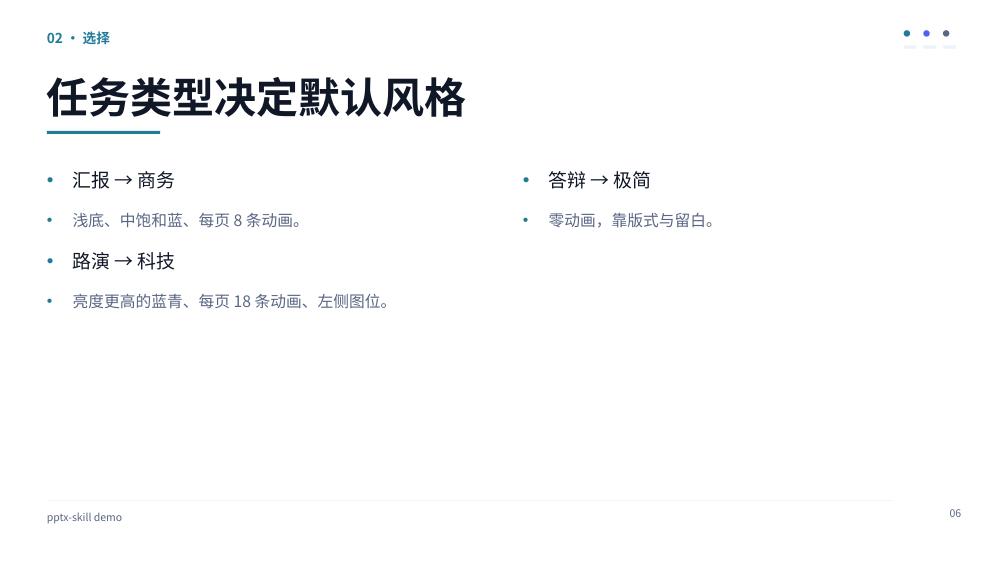
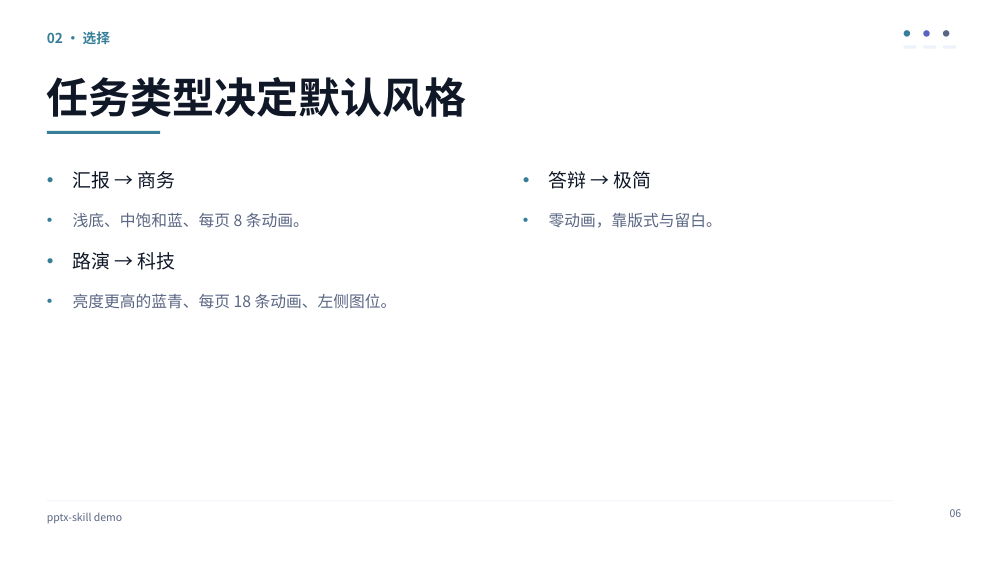
Before and after one commit to ThisZhouS/pptx, a slide deck: slide 6 of pptx-skill/examples/demo-科技.pptx. Drawn at 1008x567 pixels with LibreOffice and Linux fonts; fonts in the diff are those of the drawing. Boxes give left, top, right and bottom in pixels: in the first picture for what was removed or moved away, otherwise in the second. Text is boxed around its words. In the diff, an @@ line names an element or a change of style, - is before the commit and + after.

```diff
--- a/pptx-skill/examples/demo-科技.pptx
+++ b/pptx-skill/examples/demo-科技.pptx
@@ text "02 · 选择" at <box>47,31,110,44</box>: text colour #227B99 to #377F99 @@
@@ ellipse at <box>904,30,910,37</box>: fill #227B99 to #377F99 @@
@@ ellipse at <box>923,30,930,37</box>: fill #5260F2 to #5C62BF @@
@@ rectangle at <box>47,131,160,134</box>: fill #227B99 to #377F99 @@
@@ text "汇报 → 商务" at <box>73,171,397,309</box>: bullet colour #227B99 to #377F99 @@
@@ text "答辩 → 极简" at <box>549,171,722,228</box>: bullet colour #227B99 to #377F99 @@
```
Also in this commit, not shown: 10 other slides changed, 8 other files.
